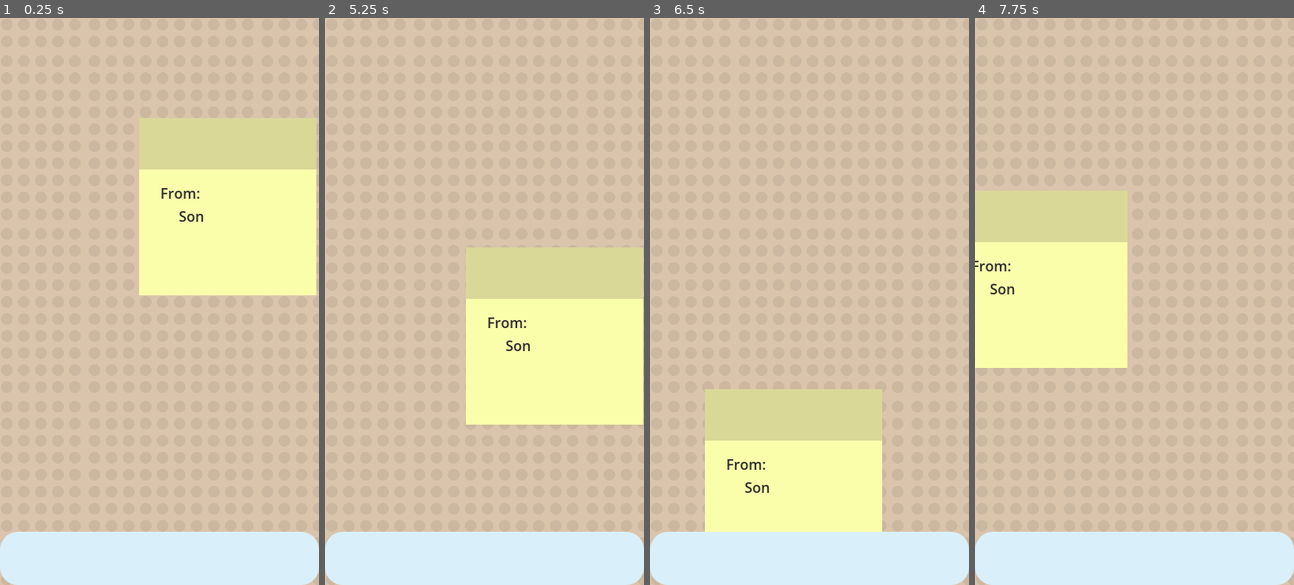
Above: before the commit, frames 1-4 (left to right).
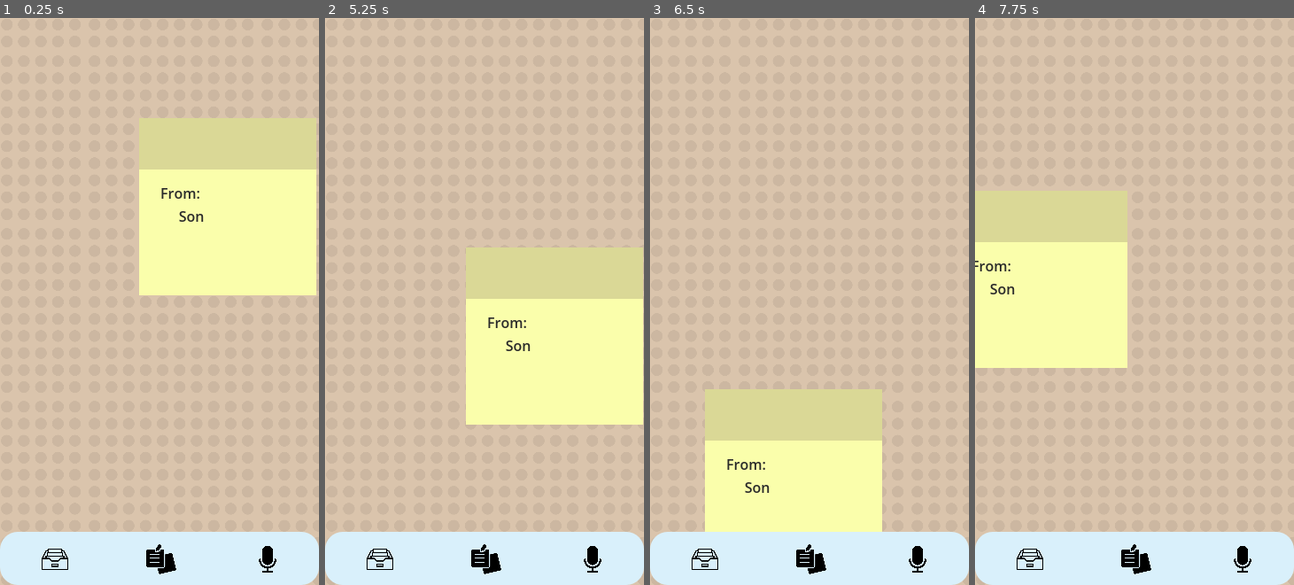
Above: after the commit, the same moments.

Repository: thisotherguyalso/ISCS-Prototype
Game: Godot game, scene res://Scenes/main_screen.tscn
Same seed, same stepped clock (60 frames per second), same inputs: the game is played once before the commit and once after it.
Inputs (mouse positions are in pixels of both pictures, inside the frame that each line leads up to):
- Up to frame 1 (0.25 s): no input
- Up to frame 2 (5.25 s): click (551, 233) at 0.5 s; click (551, 233) at 1.25 s; click (551, 142) at 2 s; click (551, 142) at 2.75 s; click (551, 233) at 3.5 s; click (551, 142) at 4.25 s; tap Enter at 5 s; move the mouse to (554, 273) at 5.02 s; click (554, 273) at 5.17 s
- Up to frame 3 (6.5 s): tap Space at 5.75 s; drag from (745, 329) to (793, 414) at 5.77 s
- Up to frame 4 (7.75 s): tap Enter at 6.5 s; move the mouse to (1166, 176) at 6.52 s; click (1166, 176) at 6.67 s; tap Space at 7.25 s; drag from (1118, 414) to (1038, 216) at 7.27 s

The runs differ from the first frame. In frame 1, 0.5% of the frame differs, in the area x 13-87%, y 92-99%; in frame 2, 0.5%; in frame 3, 0.5%; in frame 4, 0.5%.

Commit message:
Added icons to navbuttons

Diff:
--- a/iscs-prototype/Scenes/main_screen.tscn
+++ b/iscs-prototype/Scenes/main_screen.tscn
@@ -4,6 +4,9 @@
 [ext_resource type="PackedScene" uid="uid://i4aokkeplm0v" path="res://Scenes/messenger_screen.tscn" id="2_wi85j"]
 [ext_resource type="Script" uid="uid://dvrnyh1raksll" path="res://Scripts/switcher.gd" id="3_wi85j"]
 [ext_resource type="PackedScene" uid="uid://crg6h3vqmhwk7" path="res://Scenes/message_archive.tscn" id="3_y1wm0"]
+[ext_resource type="Texture2D" uid="uid://b6uur3mtbm75i" path="res://Assets/inbox.png" id="5_qm5cq"]
+[ext_resource type="Texture2D" uid="uid://cvp5uyi0lth30" path="res://Assets/sticky-note.png" id="6_heolw"]
+[ext_resource type="Texture2D" uid="uid://can718j2sgtsj" path="res://Assets/microphone.png" id="7_057lb"]
 
 [sub_resource type="StyleBoxFlat" id="StyleBoxFlat_b1vw1"]
 bg_color = Color(0.8505703, 0.94007844, 0.9845299, 1)
@@ -45,16 +48,31 @@
 layout_mode = 2
 theme_override_styles/normal = SubResource("StyleBoxFlat_b1vw1")
 
+[node name="Icon" type="Sprite2D" parent="CanvasLayer/Switcher/Switch_MA" unique_id=780935359]
+position = Vector2(61.999996, 30.999998)
+scale = Vector2(0.06, 0.06)
+texture = ExtResource("5_qm5cq")
+
 [node name="Switch_MB" type="Button" parent="CanvasLayer/Switcher" unique_id=586605593]
 custom_minimum_size = Vector2(120, 40)
 layout_mode = 2
 theme_override_styles/normal = SubResource("StyleBoxFlat_wi85j")
+
+[node name="Icon" type="Sprite2D" parent="CanvasLayer/Switcher/Switch_MB" unique_id=457968297]
+position = Vector2(61.999996, 30.999998)
+scale = Vector2(0.07, 0.07)
+texture = ExtResource("6_heolw")
 
 [node name="Switch_MS" type="Button" parent="CanvasLayer/Switcher" unique_id=146413774]
 custom_minimum_size = Vector2(120, 40)
 layout_mode = 2
 theme_override_styles/normal = SubResource("StyleBoxFlat_y1wm0")
 
+[node name="Icon" type="Sprite2D" parent="CanvasLayer/Switcher/Switch_MS" unique_id=980874085]
+position = Vector2(61.999996, 30.999998)
+scale = Vector2(0.06, 0.06)
+texture = ExtResource("7_057lb")
+
 [connection signal="pressed" from="CanvasLayer/Switcher/Switch_MA" to="CanvasLayer/Switcher" method="_on_switch_ma_pressed"]
 [connection signal="pressed" from="CanvasLayer/Switcher/Switch_MB" to="CanvasLayer/Switcher" method="_on_switch_mb_pressed"]
 [connection signal="pressed" from="CanvasLayer/Switcher/Switch_MS" to="CanvasLayer/Switcher" method="_on_switch_ms_pressed"]
Binary file added: iscs-prototype/Assets/inbox.png
Not shown, added: iscs-prototype/Assets/inbox.png.import
Binary file added: iscs-prototype/Assets/microphone.png
Not shown, added: iscs-prototype/Assets/microphone.png.import
Binary file added: iscs-prototype/Assets/sticky-note.png
Not shown, added: iscs-prototype/Assets/sticky-note.png.import
